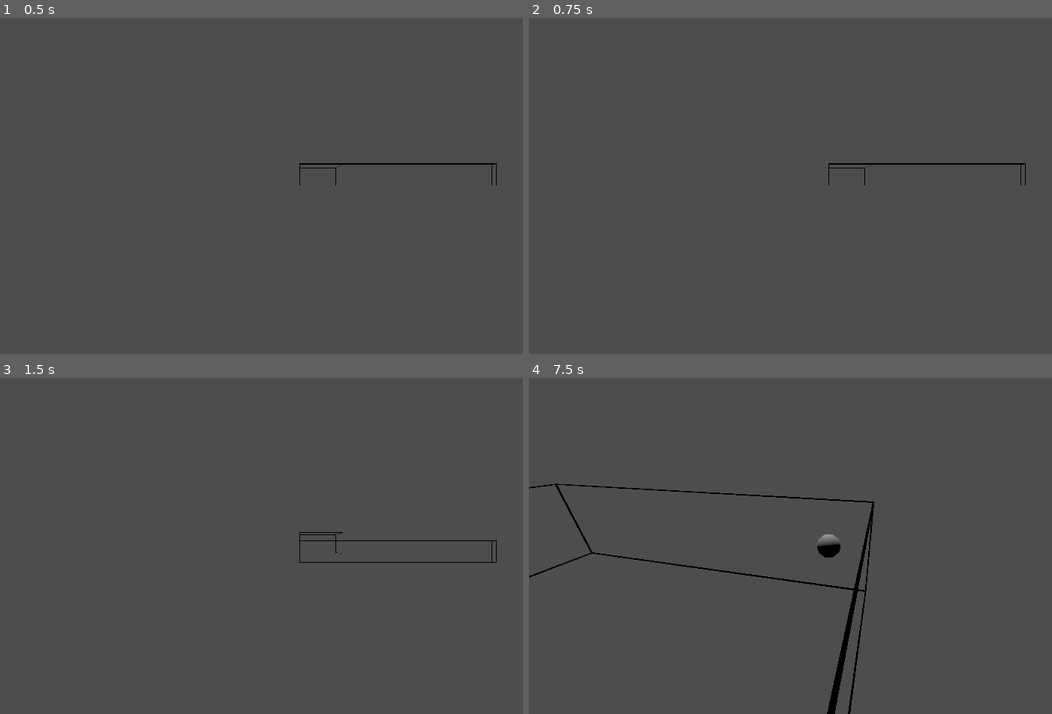
Above: before the commit, frames 1-4 (two rows, left to right).
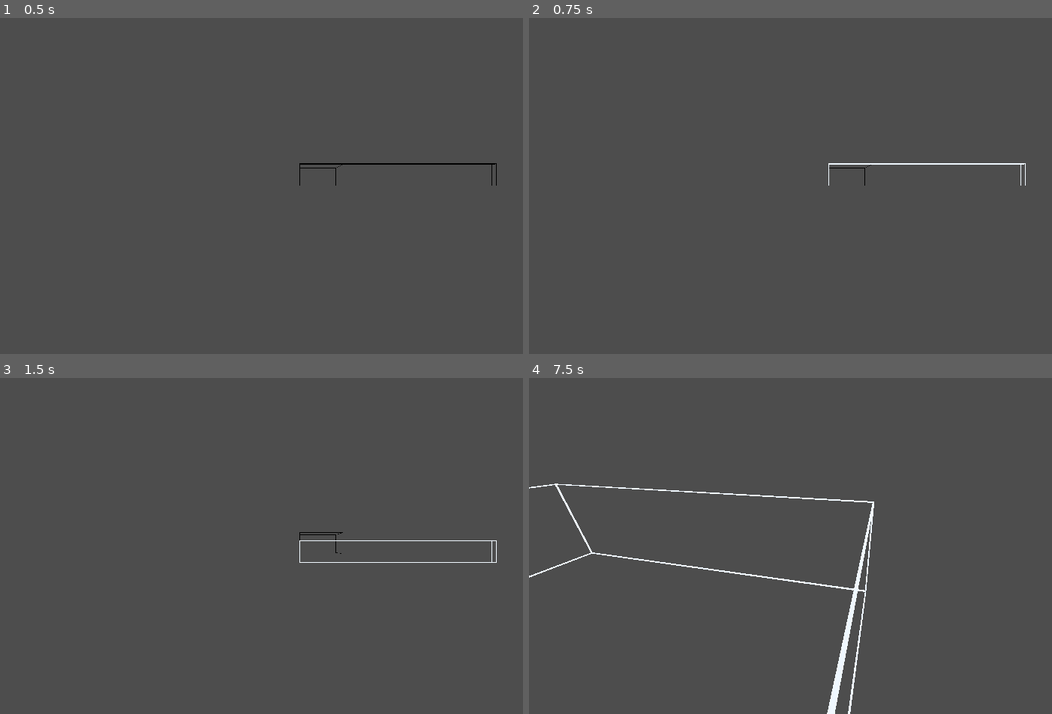
Above: after the commit, the same moments.

Repository: shibechef/sandbird
Game: Godot game, scene res://scenes/program.tscn
Two runs of this game, one before a commit and one after it. Both use one fixed random seed, a clock stepped at 60 frames per second and the inputs below. The project has no main scene, so this scene is started directly.
Inputs (mouse positions are in pixels of both pictures, inside the frame that each line leads up to):
- Up to frame 1 (0.5 s): no input
- Up to frame 2 (0.75 s): tap Enter at 0.5 s; move the mouse to (963, 169) at 0.52 s; hold Shift (select_several, bound only after the commit) from 0.53 s (still down); click (963, 169) at 0.6 s
- Up to frame 3 (1.5 s): tap Space (cam_up) at 1.25 s; move the mouse to (177, 562) at 1.27 s; release Shift (select_several, bound only after the commit) at 1.28 s; tap Shift (select_several, bound only after the commit) at 1.35 s
- Up to frame 4 (7.5 s): click (706, 562) at 1.55 s; tap Enter at 2, 3.5 s; move the mouse to (889, 472) at 2.02 s; hold Shift (select_several, bound only after the commit) 2.03-2.78 s; tap S (cam_back) at 2.1 s; tap Space (cam_up) at 2.75, 4.25, 5.85 s; move the mouse to (800, 613) at 2.77 s; tap Ctrl (cam_down) at 2.85 s; click (800, 613) at 3.05 s; move the mouse to (1010, 596) at 3.52 s; hold Shift (select_several, bound only after the commit) 3.53-4.28 s; tap W (cam_forward) at 3.6 s; move the mouse to (649, 495) at 4.27 s; tap A (cam_left) at 4.35 s; click (649, 495) at 4.55 s; move the mouse to (858, 546) at 5.02 s; hold Shift (select_several, bound only after the commit) 5.03-5.78 s; tap D (cam_right) at 5.1 s; move the mouse to (738, 462) at 5.77 s; click (738, 462) at 6.05 s; move the mouse to (963, 529) at 6.52 s; hold Right mouse button (free_cam_look) 6.53-7.28 s; tap Shift (select_several, bound only after the commit) at 6.8 s; move the mouse to (706, 562) at 7.27 s; click (706, 562) at 7.35 s

Frame 1 is identical in both runs. In frame 2, 0.2% of the frame differs, in the area x 57-95%, y 43-50%; in frame 3, 0.2%; in frame 4, 1.6%, in the area x 0-66%, y 31-100%.

Commit message:
object selection fine
box selection when? never

Diff:
--- /dev/null
+++ b/input/world_click.gd
@@ -0,0 +1,13 @@
+extends Node
+
+@export var camera_system: CameraSystem
+
+func _ready():
+	camera_system = get_node("%CameraSystem")
+
+func get_mouse_world_pos() -> Array[Vector3]:
+	var mouse_screen_pos = get_viewport().get_mouse_position()
+	var mouse_origin = camera_system.project_ray_origin(mouse_screen_pos)
+	var mouse_direction = mouse_origin - camera_system.project_position(mouse_screen_pos, 1.0)
+
+	return [mouse_origin, mouse_direction]
--- a/project.godot
+++ b/project.godot
@@ -64,6 +64,16 @@
 "events": [Object(InputEventMouseButton,"resource_local_to_scene":false,"resource_name":"","device":-1,"window_id":0,"a …(258 unchanged characters)…
 ]
 }
+select_several={
+"deadzone": 0.2,
+"events": [Object(InputEventKey,"resource_local_to_scene":false,"resource_name":"","device":-1,"window_id":0,"alt_pressed":false,"shift_pressed":false,"ctrl_pressed":false,"meta_pressed":false,"pressed":false,"keycode":0,"physical_keycode":4194325,"key_label":0,"unicode":0,"location":0,"echo":false,"script":null)
+]
+}
+select_one={
+"deadzone": 0.2,
+"events": [Object(InputEventKey,"resource_local_to_scene":false,"resource_name":"","device":-1,"window_id":0,"alt_pressed":false,"shift_pressed":false,"ctrl_pressed":false,"meta_pressed":false,"pressed":false,"keycode":0,"physical_keycode":4194326,"key_label":0,"unicode":0,"location":0,"echo":false,"script":null)
+]
+}
 
 [rendering]
 
--- a/scenes/program.tscn
+++ b/scenes/program.tscn
@@ -1,9 +1,10 @@
-[gd_scene load_steps=5 format=3 uid="uid://clulcc4a4dbod"]
+[gd_scene load_steps=6 format=3 uid="uid://clulcc4a4dbod"]
 
 [ext_resource type="PackedScene" uid="uid://klgkftems2xb" path="res://scenes/voxel_project.tscn" id="1_mxm13"]
 [ext_resource type="Script" uid="uid://dw1s15v6e33gx" path="res://input/free_cam.gd" id="2_5h2ur"]
 [ext_resource type="Script" uid="uid://bfhr0cglnjbyq" path="res://input/camera_system.gd" id="2_h81p0"]
 [ext_resource type="Script" uid="uid://dqviapsa3ecm1" path="res://input/pivot_cam.gd" id="3_h81p0"]
+[ext_resource type="Script" uid="uid://kbvuo850mvoe" path="res://input/world_click.gd" id="5_xnlas"]
 
 [node name="Program" type="Node3D"]
 
@@ -23,5 +24,9 @@
 
 [node name="OrthoSideCam" type="Node" parent="CameraSystem"]
 
+[node name="WorldClick" type="Node" parent="."]
+unique_name_in_owner = true
+script = ExtResource("5_xnlas")
+
 [node name="DirectionalLight3D" type="DirectionalLight3D" parent="."]
 transform = Transform3D(0.9041944, -0.3771116, 0.20054756, 0, 0.46953318, 0.88291484, -0.42712116, -0.7983267, 0.42454928, 0, 0, 6.043182)
--- a/voxel_input/object_selection.gd
+++ b/voxel_input/object_selection.gd
@@ -1,38 +1,48 @@
 extends Node
 class_name ObjectSelectionSystem
 
-var currently_selected_objects: Array[VoxelObject]
+var currently_selected_objects: Dictionary[int, VoxelObject]
 
 var collision_system: CollisionSystem
 var camera_system: CameraSystem
 var hierarchy: Hierarchy
 
-var col1: Node3D = CSGSphere3D.new()
-var col2: Node3D = CSGSphere3D.new()
-
 func _ready():
 	camera_system = get_parent().get_parent().get_node("%CameraSystem")
 	collision_system = get_node("%CollisionSystem")
 	hierarchy = get_node("%Hierarchy")
-	add_child(col1)
-	add_child(col2)
 
-## testing shitcode
 func _process(delta):
+	if Input.is_action_just_pressed("select"):
+		try_click()
+
+func try_click() -> void:
+	if !Input.is_action_pressed("select_several") && !Input.is_action_pressed("select_one"):
+		deselect_all()
+
 	var result: Array[Dictionary]
-	if Input.is_action_just_pressed("select"):
-		var objs: Dictionary[int, Array]
-		for obj in hierarchy.all_objects:
-			objs[obj] = [hierarchy.all_objects[obj].position, hierarchy.all_objects[obj].dimensions]
-		result = collision_system.get_AABB_line_collisions(camera_system.position, camera_system.get_global_transform().basis.z, objs)
-	else:
-		return
+	var objs: Dictionary[int, Array]
+	for obj in hierarchy.all_objects:
+		objs[obj] = [hierarchy.all_objects[obj].position, hierarchy.all_objects[obj].dimensions]
 
-	if !result.is_empty():
-		col1.position = result[0]["col_1"]
-		if result[0].has("col_2"):
-			col2.position = result[0]["col_2"]
+	var click_data = get_parent().get_node("%WorldClick").get_mouse_world_pos()
+
+	result = collision_system.get_AABB_line_collisions(click_data[0], click_data[1], objs)
 
 	var hit_obj: int = collision_system.get_first_outline_col(result)
 	if hit_obj != 0:
-		hierarchy.all_objects[hit_obj].toggle_selection(true)
+		select_object(hit_obj)
+
+func select_object(id: int) -> void:
+	if Input.is_action_pressed("select_one") && currently_selected_objects.has(id):
+		hierarchy.all_objects[id].toggle_selection(false)
+		currently_selected_objects.erase(id)
+		return
+
+	hierarchy.all_objects[id].toggle_selection(true)
+	currently_selected_objects[id] = hierarchy.all_objects[id]
+
+func deselect_all() -> void:
+	for id in currently_selected_objects:
+		currently_selected_objects[id].toggle_selection(false)
+	currently_selected_objects.clear()
Not shown, added: input/world_click.gd.uid
